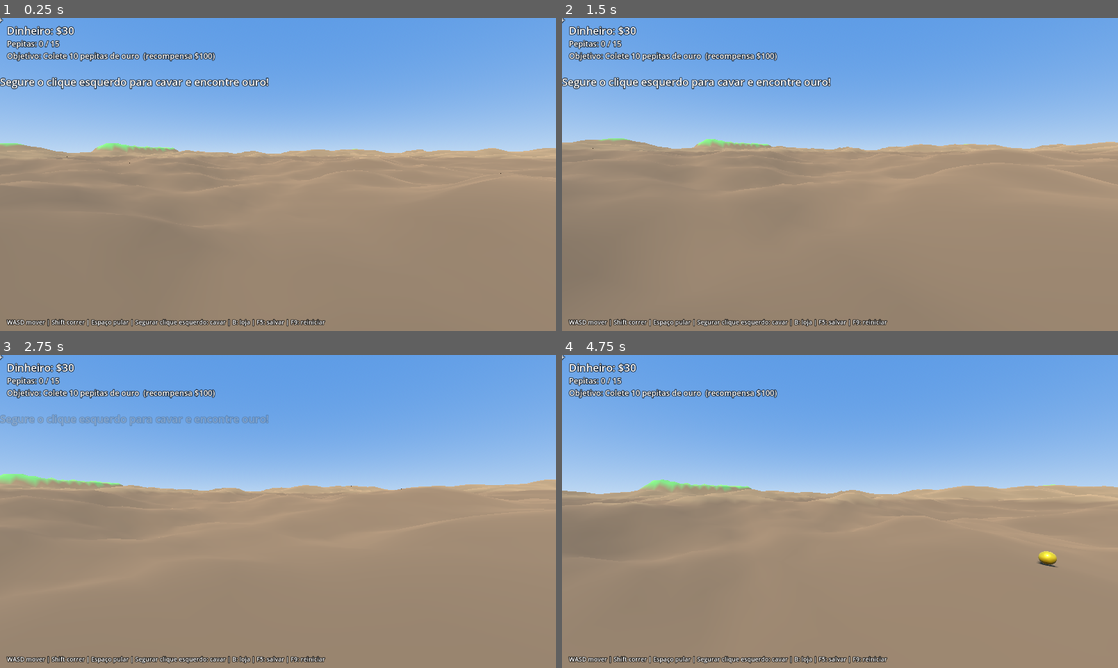
Above: before the commit, frames 1-4 (two rows, left to right).
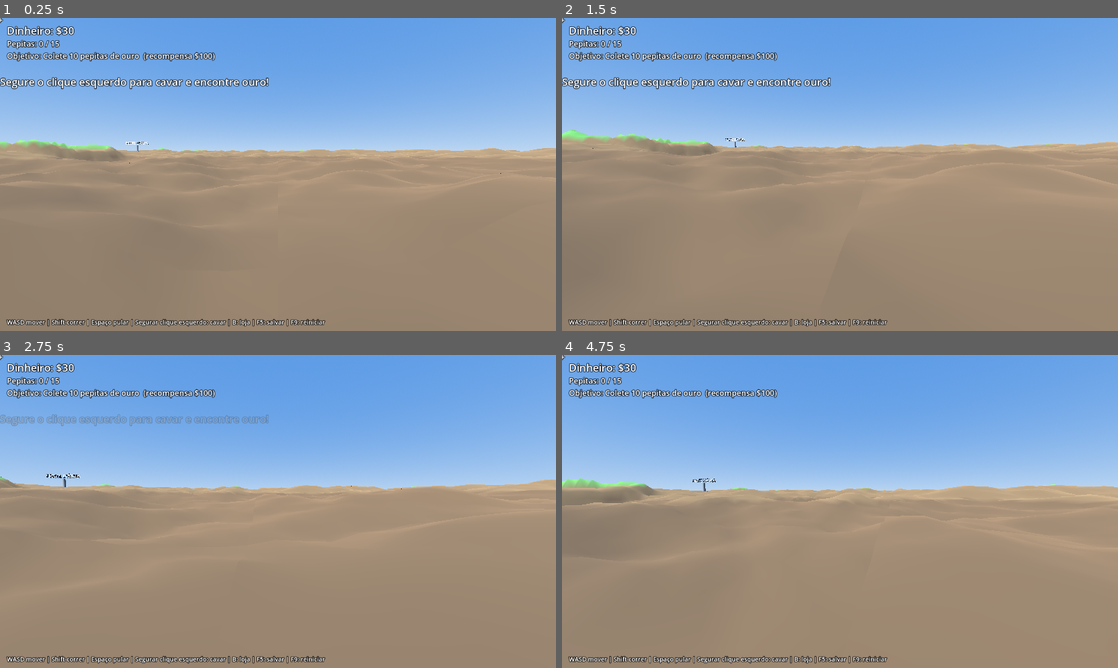
Above: after the commit, the same moments.

Repository: cepedf/hydroneer-releitura-2
Game: Godot game, scene res://scenes/main.tscn
The game is run twice, just before and just after one commit, with the same random seed, the same clock (stepped at 60 frames per second) and the same inputs.
Inputs (mouse positions are in pixels of both pictures, inside the frame that each line leads up to):
- Up to frame 1 (0.25 s): no input
- Up to frame 2 (1.5 s): move the mouse to (867, 174) at 0.52 s; press the mouse at (867, 174) at 0.53 s; hold W (move_forward) from 0.53 s (still down); tap Space (jump) at 0.77 s; move the mouse to (812, 174) at 1.27 s; release the mouse at (812, 174) at 1.28 s; click (812, 174) at 1.35 s
- Up to frame 3 (2.75 s): keep holding W (move_forward); tap Space (jump) at 1.52 s; move the mouse to (289, 505) at 2.02 s; hold E (sell) from 2.03 s (still down); click (289, 505) at 2.3 s
- Up to frame 4 (4.75 s): keep holding W (move_forward); move the mouse to (834, 517) at 2.77 s; release E (sell) at 2.78 s; tap Shift (sprint) at 2.85 s; tap Space (jump) at 3.02, 3.77, 4.52 s; click (834, 517) at 3.05 s; move the mouse to (878, 514) at 3.52 s; press the mouse at (878, 514) at 3.53 s; move the mouse to (795, 508) at 4.27 s; release the mouse at (795, 508) at 4.28 s; click (795, 508) at 4.35 s

The runs differ from the first frame. In frame 1, 1.0% of the frame differs, in the area x 0-94%, y 38-46%; in frame 2, 1.1%; in frame 3, 0.7%; in frame 4, 1.6%, in the area x 0-90%, y 39-68%.

Commit message:
M1: terreno em chunks com zonas T1-T5, vilarejo plano e lago reposicionado

Diff:
--- a/scripts/terrain.gd
+++ b/scripts/terrain.gd
@@ -1,18 +1,23 @@
 extends Node3D
-## Terreno escavável em grade + água que escorre e enche os buracos.
-## Grade de alturas em vez de milhares de objetos: é isso que mantém o FPS alto.
-
-const N := 96
+## Terreno escavável em chunks + zonas de terrenos (T1-T5) + água com lago contido.
+## Zero entidades simuladas: tudo é grade de alturas e valores.
+
+const N := 160
 const CELL := 1.0
-const BEDROCK := -12.0
+const CHUNK := 16
 const HALF := N * CELL * 0.5
-const SPRING_CELL := Vector2i(4, 4)
+const SPRING_CELL := Vector2i(35, 60)
+const LAKE_POS := Vector2(-45.0, -20.0)
+const LAKE_RADIUS := 9.0
+const VILLAGE_MIN := Vector2(-24.0, 58.0)
+const VILLAGE_MAX := Vector2(14.0, 78.0)
 
 var heights := PackedFloat32Array()
 var water := PackedFloat32Array()
-var richness := PackedFloat32Array()
-
-var _mesh_instance: MeshInstance3D
+
+var game: Node3D
+
+var _chunks := {}
 var _water_instance: MeshInstance3D
 var _water_timer := 0.0
 var _water_mesh_timer := 0.0
@@ -21,13 +26,17 @@
 
 func _ready() -> void:
 	_gen_data()
-	_mesh_instance = MeshInstance3D.new()
-	_mesh_instance.material_override = _terrain_material()
-	add_child(_mesh_instance)
+	for cz in N / CHUNK:
+		for cx in N / CHUNK:
+			var mi := MeshInstance3D.new()
+			mi.material_override = _terrain_material()
+			add_child(mi)
+			_chunks[Vector2i(cx, cz)] = mi
+	for key in _chunks:
+		rebuild_chunk(key.x, key.y)
 	_water_instance = MeshInstance3D.new()
 	_water_instance.material_override = _water_material()
 	add_child(_water_instance)
-	rebuild_mesh()
 	rebuild_water_mesh()
 
 
@@ -64,11 +73,18 @@
 	return lerpf(lerpf(h00, h10, tx), lerpf(h01, h11, tx), tz)
 
 
+func bedrock_at(wx: float) -> float:
+	return GameData.ZONE_BEDROCK[GameData.zone_at(wx)]
+
+
 func dig(pos: Vector3, radius: float, power: float) -> float:
+	if game != null and not game.zone_unlocked(GameData.zone_at(pos.x)):
+		return -1.0
 	var cx := int(clampf(pos.x / CELL + N * 0.5, 0.0, N - 1.0))
 	var cz := int(clampf(pos.z / CELL + N * 0.5, 0.0, N - 1.0))
 	var vr := int(ceil(radius / CELL)) + 1
 	var removed := 0.0
+	var dirty := {}
 	for z in range(maxi(0, cz - vr), mini(N + 1, cz + vr + 2)):
 		for x in range(maxi(0, cx - vr), mini(N + 1, cx + vr + 2)):
 			var wx := (x - N * 0.5) * CELL
@@ -79,38 +95,24 @@
 			var f := 1.0 - d / radius
 			var amount := power * f * f
 			var i := idx_v(x, z)
-			var new_h := maxf(BEDROCK, heights[i] - amount)
+			var bedrock: float = GameData.ZONE_BEDROCK[GameData.zone_at(wx)]
+			var new_h := maxf(bedrock, heights[i] - amount)
 			removed += heights[i] - new_h
 			heights[i] = new_h
-	if removed <= 0.001:
-		return 0.0
-	var avg_rich := 0.0
-	var cells := 0
-	for z in range(maxi(0, cz - vr), mini(N, cz + vr + 1)):
-		for x in range(maxi(0, cx - vr), mini(N, cx + vr + 1)):
-			avg_rich += richness[idx_c(x, z)]
-			cells += 1
-	if cells > 0:
-		avg_rich /= cells
-	var wet := water[idx_c(cx, cz)] > 0.05
-	var depth_bonus := 1.0 + maxf(0.0, -pos.y) * 0.1
-	var gold := removed * (1.2 + 2.8 * avg_rich) * depth_bonus * (2.0 if wet else 1.0)
-	rebuild_mesh()
-	_water_mesh_timer = 0.0
-	return gold
-
-
-func add_water_at(pos: Vector3, amount: float) -> void:
-	var cx := int(clampf(pos.x / CELL + N * 0.5, 0.0, N - 1.0))
-	var cz := int(clampf(pos.z / CELL + N * 0.5, 0.0, N - 1.0))
-	water[idx_c(cx, cz)] = minf(water[idx_c(cx, cz)] + amount, 1.5)
-
-
-func rebuild_mesh() -> void:
+			dirty[Vector2i(x / CHUNK, z / CHUNK)] = true
+	for key in dirty:
+		rebuild_chunk(key.x, key.y)
+	if removed > 0.0:
+		_water_mesh_timer = 0.0
+	return removed
+
+
+func rebuild_chunk(cx: int, cz: int) -> void:
+	var mi: MeshInstance3D = _chunks[Vector2i(cx, cz)]
 	var st := SurfaceTool.new()
 	st.begin(Mesh.PRIMITIVE_TRIANGLES)
-	for z in N:
-		for x in N:
+	for z in range(cz * CHUNK, (cz + 1) * CHUNK):
+		for x in range(cx * CHUNK, (cx + 1) * CHUNK):
 			var x0 := (x - N * 0.5) * CELL
 			var z0 := (z - N * 0.5) * CELL
 			var x1 := x0 + CELL
@@ -132,7 +134,12 @@
 			st.set_color(_color_for(h01))
 			st.add_vertex(Vector3(x0, h01, z1))
 	st.generate_normals()
-	_mesh_instance.mesh = st.commit()
+	mi.mesh = st.commit()
+
+
+func rebuild_all() -> void:
+	for key in _chunks:
+		rebuild_chunk(key.x, key.y)
 
 
 func rebuild_water_mesh() -> void:
@@ -175,16 +182,12 @@
 func _gen_data() -> void:
 	heights.resize((N + 1) * (N + 1))
 	water.resize(N * N)
-	richness.resize(N * N)
 	var shape := FastNoiseLite.new()
 	shape.seed = 7
 	shape.frequency = 0.045
 	var detail := FastNoiseLite.new()
 	detail.seed = 21
 	detail.frequency = 0.12
-	var veins := FastNoiseLite.new()
-	veins.seed = 99
-	veins.frequency = 0.09
 	for z in N + 1:
 		for x in N + 1:
 			var wx := (x - N * 0.5) * CELL
@@ -192,28 +195,27 @@
 			var h := 1.5 + shape.get_noise_2d(wx, wz) * 2.0 + detail.get_noise_2d(wx, wz) * 0.5
 			var d := Vector2(wx, wz).length()
 			h -= clampf(4.0 - d * 0.08, 0.0, 4.0) * 0.8
+			if wx > VILLAGE_MIN.x and wx < VILLAGE_MAX.x and wz > VILLAGE_MIN.y and wz < VILLAGE_MAX.y:
+				var ex := minf(wx - VILLAGE_MIN.x, VILLAGE_MAX.x - wx)
+				var ez := minf(wz - VILLAGE_MIN.y, VILLAGE_MAX.y - wz)
+				var edge := minf(ex, ez)
+				h = lerpf(2.0, h, clampf(edge / 4.0, 0.0, 1.0))
 			heights[idx_v(x, z)] = h
-	var spring_world := Vector2((SPRING_CELL.x - N * 0.5) * CELL, (SPRING_CELL.y - N * 0.5) * CELL)
 	for z in N + 1:
 		for x in N + 1:
 			var wx := (x - N * 0.5) * CELL
 			var wz := (z - N * 0.5) * CELL
-			var d := Vector2(wx, wz).distance_to(spring_world)
-			if d < 9.0:
-				var f := 1.0 - d / 9.0
+			var d := Vector2(wx, wz).distance_to(LAKE_POS)
+			if d < LAKE_RADIUS:
+				var f := 1.0 - d / LAKE_RADIUS
 				heights[idx_v(x, z)] -= 3.5 * f * f
-			elif d < 12.0:
-				var r := (d - 9.0) / 3.0
+			elif d < LAKE_RADIUS + 3.0:
+				var r := (d - LAKE_RADIUS) / 3.0
 				heights[idx_v(x, z)] += 1.8 * (1.0 - r * r)
-	for z in N:
-		for x in N:
-			var v := veins.get_noise_2d(x * 3.7, z * 3.7)
-			richness[idx_c(x, z)] = clampf(v * 0.5 + 0.5, 0.0, 1.0)
 
 
 func _simulate_water() -> void:
-	var s := SPRING_CELL
-	var si := idx_c(s.x, s.y)
+	var si := idx_c(SPRING_CELL.x, SPRING_CELL.y)
 	water[si] = minf(water[si] + 0.15, 1.2)
 	var total := N * N
 	var window := maxi(1, total / 6)
@@ -256,7 +258,9 @@
 		return Color(0.48, 0.35, 0.22)
 	if h > -4.0:
 		return Color(0.42, 0.3, 0.19)
-	return Color(0.35, 0.33, 0.35)
+	if h > -12.0:
+		return Color(0.35, 0.33, 0.35)
+	return Color(0.25, 0.24, 0.28)
 
 
 func _terrain_material() -> StandardMaterial3D:
